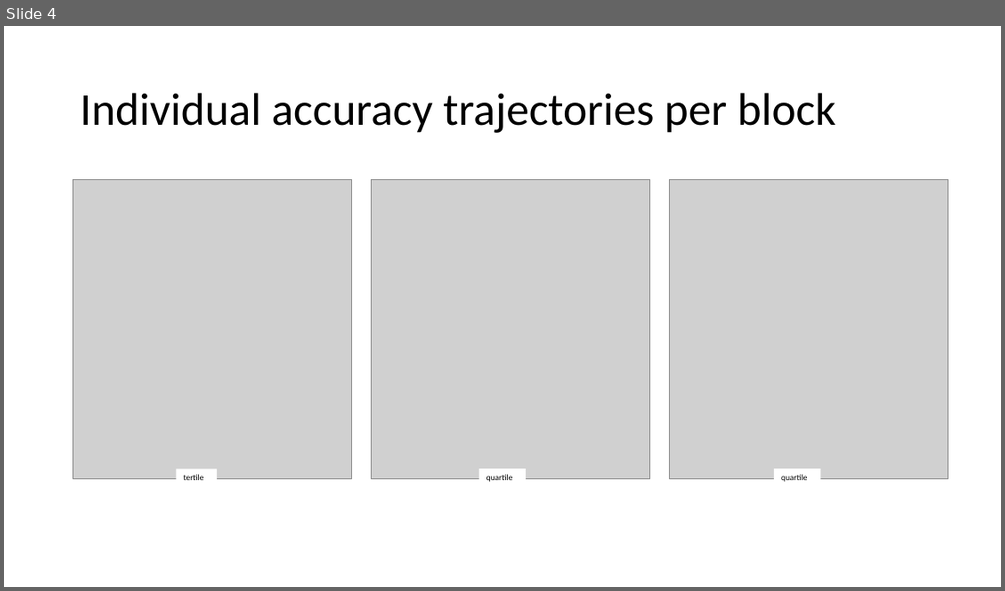
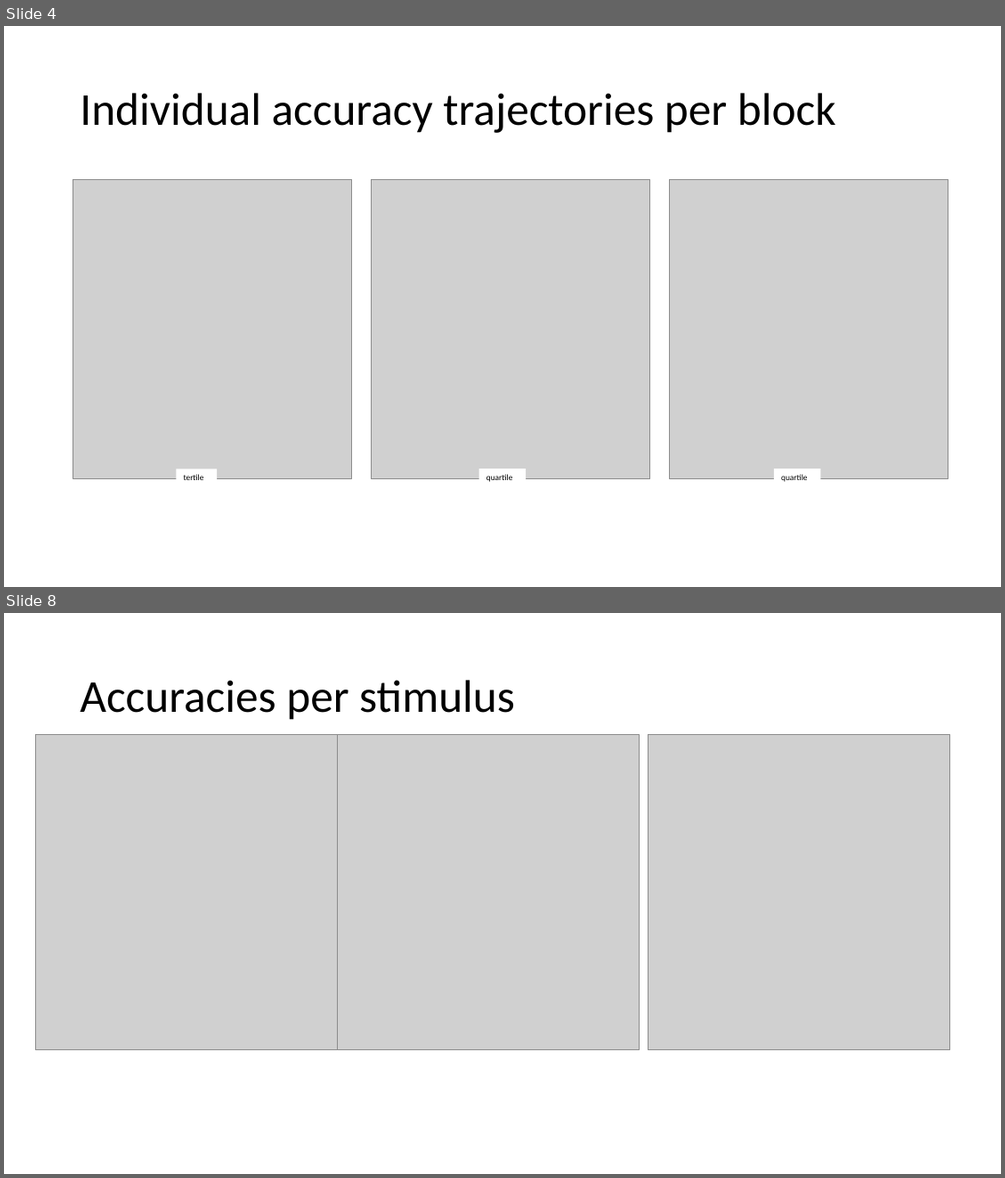
Before and after one commit to pathalle/mri_task_analysis, a slide deck: data/piloting/piloting_kloten/overview_kloten.pptx. Shown one above the other, each under a label of ours: slide 4 before the commit, slides 4 and 8 after it; the slides between them are not shown. The pictures are 1005x591 and 1005x1178 pixels, drawn with LibreOffice and Linux fonts; fonts in the diff are those of the drawing; grey boxes stand for pictures. Boxes give left, top, right and bottom in pixels: in the first picture for what was removed or moved away, otherwise in the second. Text is boxed around its words. In the diff, an @@ line names an element or a change of style, - is before the commit and + after.

```diff
--- a/data/piloting/piloting_kloten/overview_kloten.pptx
+++ b/data/piloting/piloting_kloten/overview_kloten.pptx
@@ slide 8 added at [4, 613, 1001, 1174], background #FFFFFF @@
@@ title added at [80, 680, 515, 720], 44 pt, text #000000 @@
+Accuracies per stimulus
@@ picture added at [35, 734, 338, 1049] @@
@@ picture added at [338, 734, 639, 1049] @@
@@ picture added at [647, 734, 950, 1049] @@
```
Also in this commit, not shown: 3 slides changed, 1 other slide added, 7 other files.
